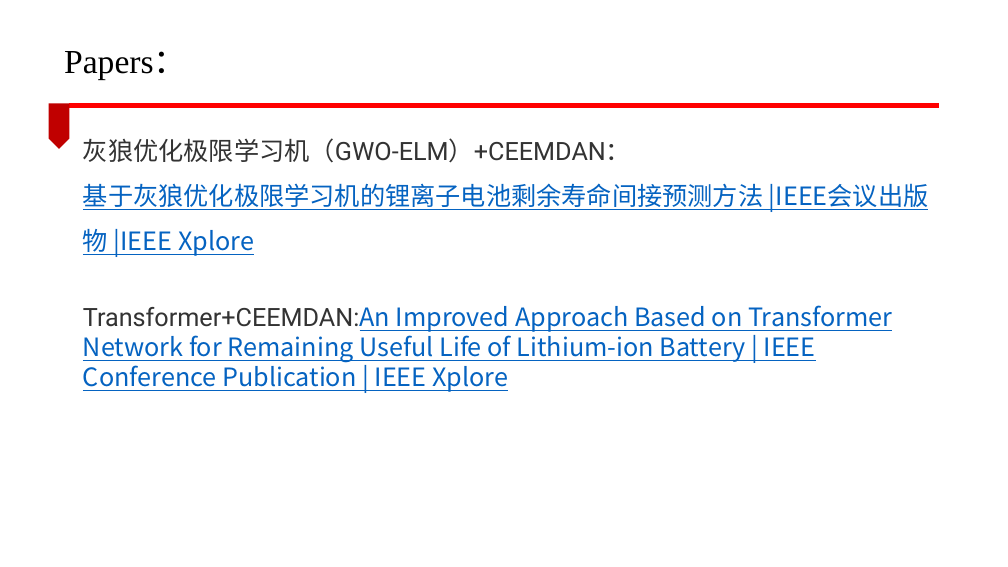
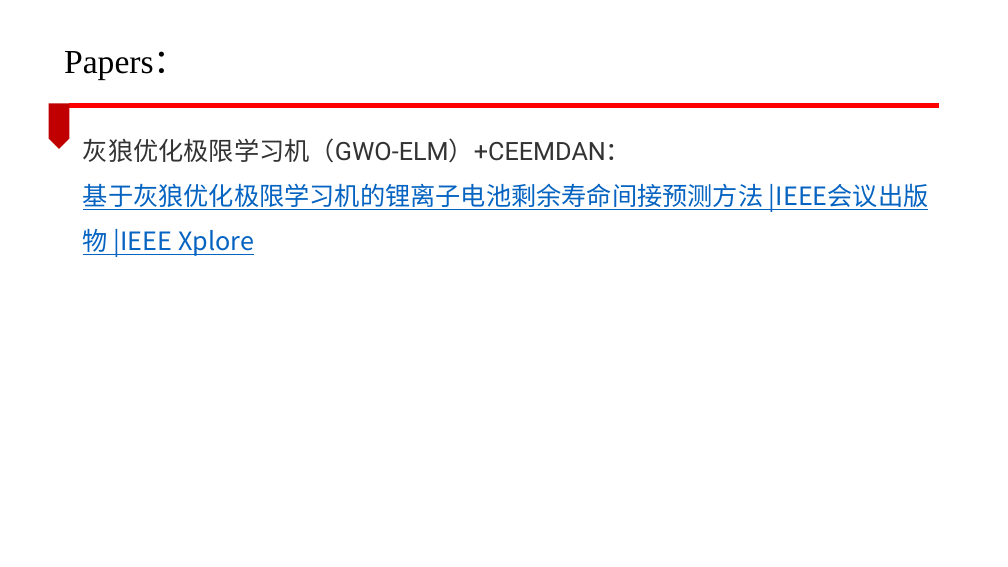
Before and after one commit to lucking666/sys, a slide deck: slide 3 of 卢老师论文汇报/CEEMDAN文献.pptx. Drawn at 1008x567 pixels with LibreOffice and Linux fonts; fonts in the diff are those of the drawing; background and template pictures are left out. Boxes give left, top, right and bottom in pixels: in the first picture for what was removed or moved away, otherwise in the second. Text is boxed around its words. In the diff, an @@ line names an element or a change of style, - is before the commit and + after.

```diff
--- a/卢老师论文汇报/CEEMDAN文献.pptx
+++ b/卢老师论文汇报/CEEMDAN文献.pptx
@@ text at (83, 305, 892, 392): paragraph removed @@
-Transformer+CEEMDAN:An Improved Approach Based on Transformer Network for Remaining Useful Life of Lithium-ion Battery | IEEE Conference Publication | IEEE Xplore
```
Also in this commit, not shown: 4 other slides changed, 10 other files.
